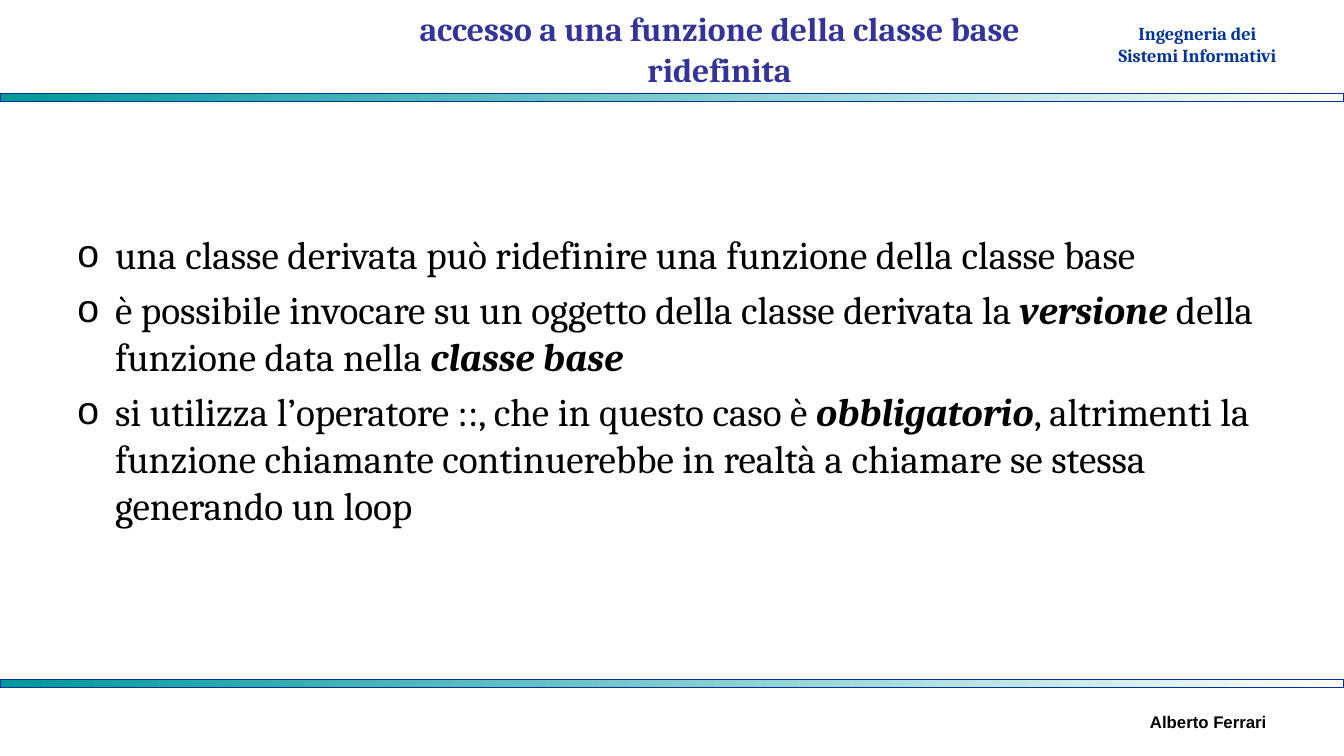
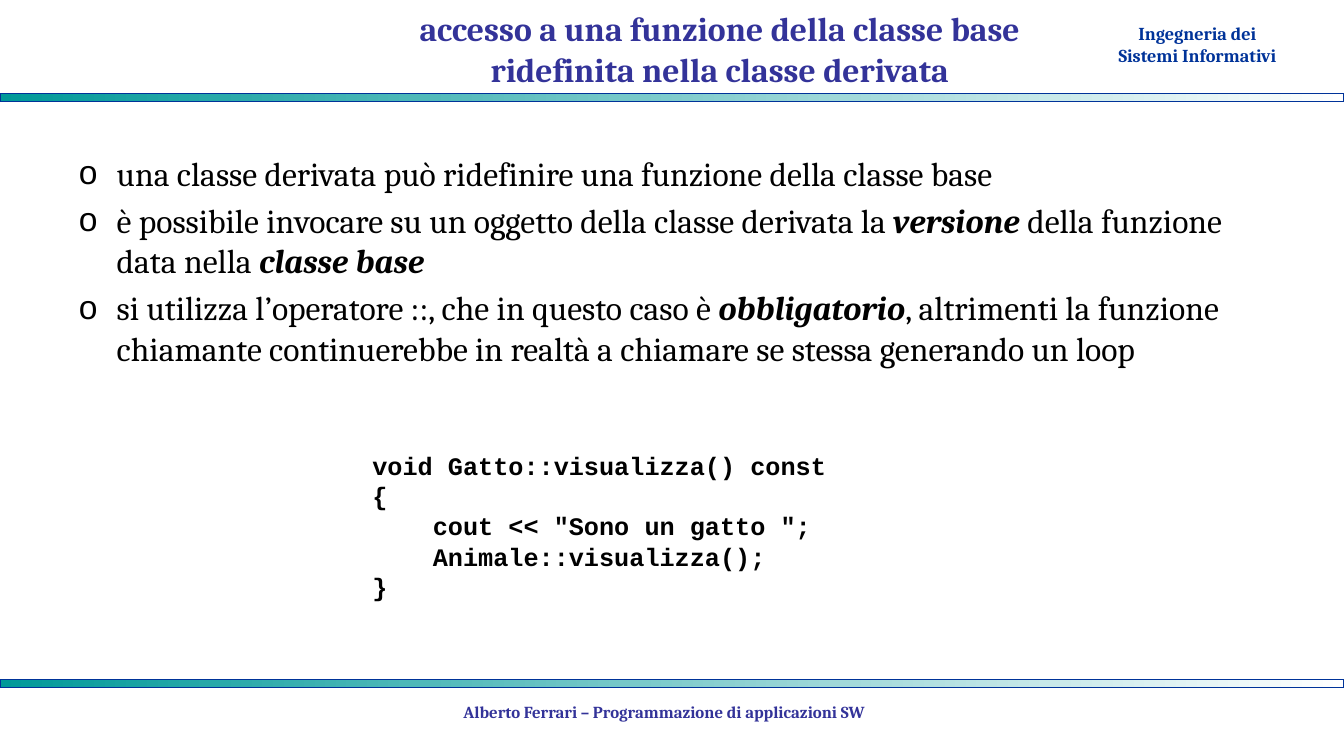
Before and after one commit to albertoferrari/pasw, a slide deck: slide 13 of lezioni/PASW05 - ereditarietà.pptx (slide 15 before the commit). Drawn at 1344x756 pixels with LibreOffice and Linux fonts; fonts in the diff are those of the drawing; background and template pictures are left out. Boxes give left, top, right and bottom in pixels: in the first picture for what was removed or moved away, otherwise in the second. Text is boxed around its words. In the diff, an @@ line names an element or a change of style, - is before the commit and + after.

```diff
--- a/lezioni/PASW05 - ereditarietà.pptx
+++ b/lezioni/PASW05 - ereditarietà.pptx
@@ title at [420, 17, 1020, 83]: text changed @@
-accesso a una funzione della classe base ridefinita
+accesso a una funzione della classe base ridefinita nella classe derivata
@@ text "una classe derivata può ridefinire ...": place and size @@
-text "una classe derivata può ridefinire ..." at [115, 241, 1253, 529]
+text "una classe derivata può ridefinire ..." at [117, 162, 1222, 369]
@@ text "una classe derivata può ridefinire ..." at [117, 162, 1222, 369]: size 28 to 24 pt @@
@@ text added at [372, 456, 826, 572], 18 pt, text #000000, bold @@
+void Gatto::visualizza() const
+{
+cout << "Sono un gatto ";
+Animale::visualizza();
+}
@@ text added at [463, 706, 865, 722], 12 pt, text #333399, bold @@
+Alberto Ferrari – Programmazione di applicazioni SW
@@ text removed at [1150, 716, 1266, 728] @@
-Alberto Ferrari
```
Also in this commit, not shown: 15 other slides changed, 16 slides added, 5 slides removed, 1 other file.
